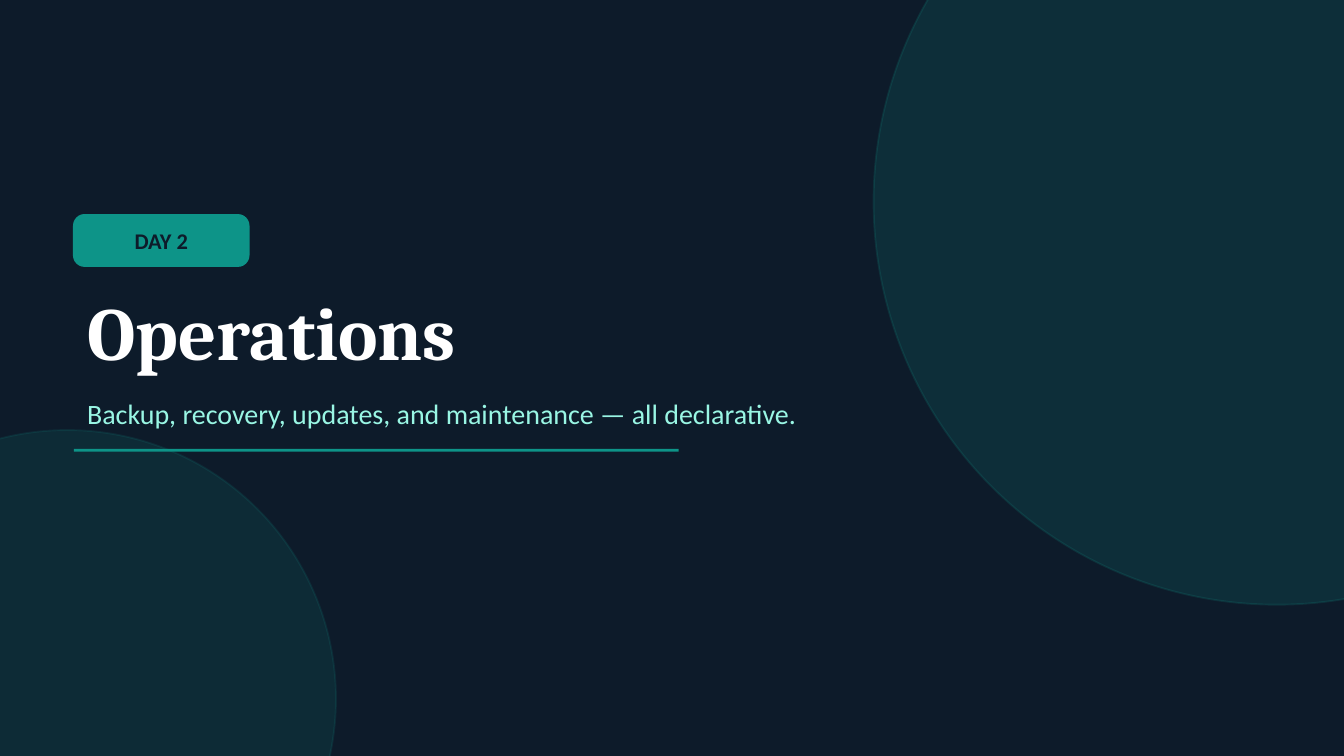
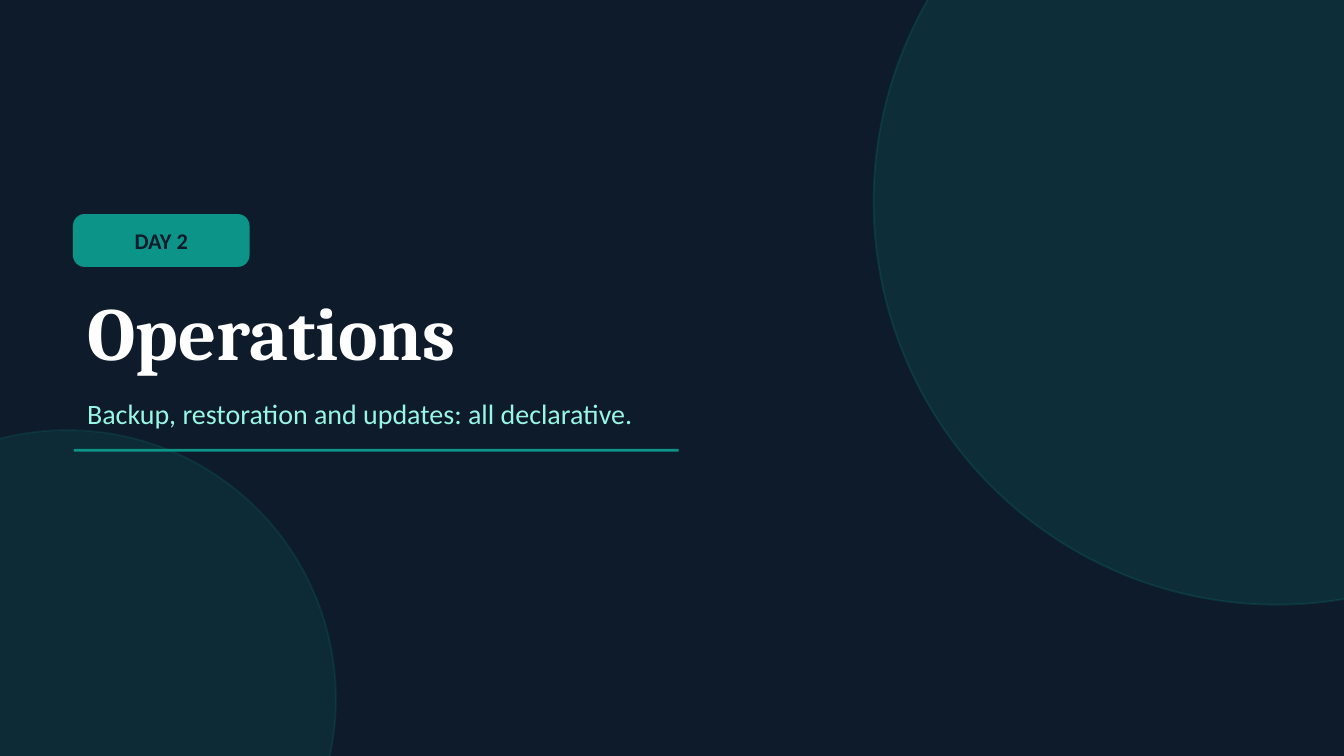
Before and after one commit to Bandwidth/mariadb-operator, a slide deck: slide 12 of demos/multi-cluster/slides/mariadb-operator.odp. Drawn at 1344x756 pixels with LibreOffice and Linux fonts; fonts in the diff are those of the drawing. Boxes give left, top, right and bottom in pixels: in the first picture for what was removed or moved away, otherwise in the second. Text is boxed around its words. In the diff, an @@ line names an element or a change of style, - is before the commit and + after.

```diff
--- a/demos/multi-cluster/slides/mariadb-operator.odp
+++ b/demos/multi-cluster/slides/mariadb-operator.odp
@@ text at bbox=[87, 404, 632, 429]: text changed @@
-Backup, recovery, updates, and maintenance — all declarative.
+Backup, restoration and updates: all declarative.
```
Also in this commit, not shown: 18 other slides changed, 3 other files.
